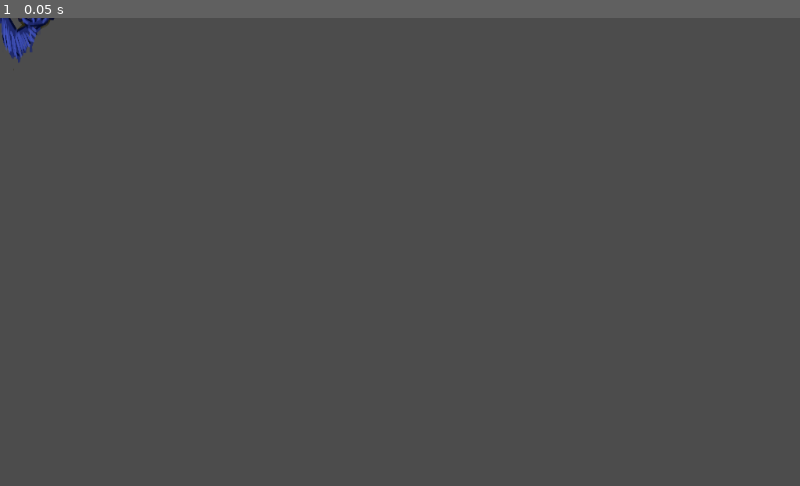
Above: before the commit, frame 1.
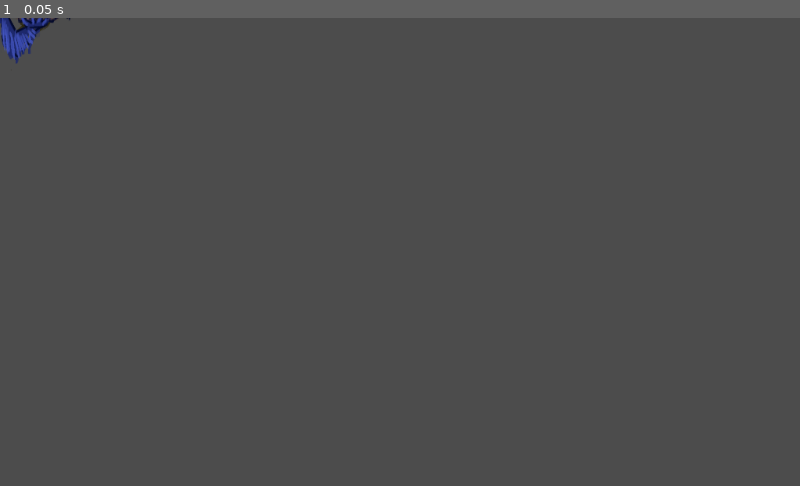
Above: after the commit, the same moment.

Repository: maksutheam/Bird-rates
Game: Godot game, scene res://Gunman.tscn
Same seed, same stepped clock (60 frames per second), same inputs: the game is played once before the commit and once after it. This scene is started directly instead of the project's main scene.
Inputs:
- Up to frame 1 (0.05 s): no input

The runs differ from the first frame. In frame 1, 0.2% of the frame differs, in the area x 0-9%, y 0-10%.

Commit message:
fixed things lmao

Diff:
--- a/Ocean/BattleScreen.gd
+++ b/Ocean/BattleScreen.gd
@@ -20,32 +20,49 @@
 	player_fighters_label.text = player_gunmen as String
 	enemy_fighters_label.text = enemy_gunmen as String
 
+func _process(delta):
+	player_fighters_label.text = player_gunmen as String
+	enemy_fighters_label.text = enemy_gunmen as String
+
 func start_fight():
-	for x in 99:
-		var player_shot = shoot()
-		if player_shot == 0:
-			#pelaaja ampui yhden vihollisen
-			enemy_gunmen -= 1
-			print_debug("pelaaja osui")
-		else:
-			print_debug("pelaaja ampui ohi")
-		if player_gunmen <= 0:
-			#Pelaaja hävisi ja kuoli
-			print_debug("hävisit pelin")
-			emit_signal("battle_lost")
-			break
-		elif enemy_gunmen <= 0:
-			#Pelaaja voitti
-			print_debug("voitit taistelun")
-			emit_signal("battle_won")
-			break
-		var enemy_shot = shoot()
-		if enemy_shot == 0:
-			#Vihollinen osui pelaajaan
-			player_gunmen -= 1
-			print_debug("vihu osui")
-		else:
-			print_debug("vihu ampui ohi")
+	pass
+	var total_gunmen = global.allies + global.crnt_target_danger
+	var battle_chance = randi() % (total_gunmen + 1)
+
+	if battle_chance <= global.allies:
+		emit_signal("battle_won")
+	else:
+		emit_signal("battle_lost")
+#	for x in 99:
+#		var player_shot = shoot()
+#		player_field.shoot()
+#		if player_shot == 0:
+#			#pelaaja ampui yhden vihollisen
+#			enemy_gunmen -= 1
+#			enemy_field.remove_gunman()
+#			print_debug("pelaaja osui")
+#		else:
+#			print_debug("pelaaja ampui ohi")
+#		if player_gunmen <= 0:
+#			#Pelaaja hävisi ja kuoli
+#			print_debug("hävisit pelin")
+#			emit_signal("battle_lost")
+#			break
+#		elif enemy_gunmen <= 0:
+#			#Pelaaja voitti
+#			print_debug("voitit taistelun")
+#			emit_signal("battle_won")
+#			break
+#		var enemy_shot = shoot()
+#		enemy_field.shoot()
+#		yield(enemy_field,"done_shooting")
+#		if enemy_shot == 0:
+#			#Vihollinen osui pelaajaan
+#			player_gunmen -= 1
+#			player_field.remove_gunman()
+#			print_debug("vihu osui")
+#		else:
+#			print_debug("vihu ampui ohi")
 
 func shoot():
 	randomize()
--- a/Ocean/FightScreen.gd
+++ b/Ocean/FightScreen.gd
@@ -9,6 +9,8 @@
 export var is_player := true
 var total_fighters: int
 
+signal done_shooting
+
 func _ready():
 	print_debug(global.crnt_target_danger)
 	if is_player:
@@ -17,6 +19,20 @@
 	else:
 		player.hide()
 		set_fighters(global.crnt_target_danger)
+
+func shoot():
+	print_debug(get_children())
+	for gunman in get_children():
+		if gunman.has_signal("shoot"):
+			gunman.shoot()
+			print_debug("pum!")
+	emit_signal("done_shooting")
+
+func remove_gunman():
+	for gunman in get_children():
+		if gunman.has_signal("shoot"):
+			gunman.die()
+			break
 
 func set_fighters(new_fighters):
 	for i in new_fighters:
--- a/Ocean/Gunman.gd
+++ b/Ocean/Gunman.gd
@@ -6,14 +6,20 @@
 
 var spawn_location := Vector2.ZERO
 
+signal shoot
+
 func _ready():
 	anim.playback_speed = rand_range(-1.5, 1.5)
+	anim.play("Idle")
 
 func shoot():
 	anim.play("SHoot")
+	yield(anim,"animation_finished")
 
 func die():
 	anim.play("Die")
+	yield(anim,"animation_finished")
+	queue_free()
 
 func spawn():
 	position = spawn_location
--- a/Ocean/Gunman.tscn
+++ b/Ocean/Gunman.tscn
@@ -5,6 +5,7 @@
 
 [sub_resource type="Animation" id=4]
 resource_name = "Die"
+length = 0.5
 tracks/0/type = "value"
 tracks/0/path = NodePath(".:rotation_degrees")
 tracks/0/interp = 1
@@ -52,6 +53,7 @@
 
 [sub_resource type="Animation" id=3]
 resource_name = "SHoot"
+length = 0.5
 tracks/0/type = "value"
 tracks/0/path = NodePath(".:rotation_degrees")
 tracks/0/interp = 1
@@ -71,8 +73,6 @@
 texture = ExtResource( 1 )
 script = ExtResource( 2 )
 
-[node name="GunmanAnimation" type="AnimationPlayer" parent="."]
-
 [node name="AnimationPlayer" type="AnimationPlayer" parent="."]
 anims/Die = SubResource( 4 )
 anims/Idle = SubResource( 1 )
--- a/Ocean/Negotiation.tscn
+++ b/Ocean/Negotiation.tscn
@@ -82,7 +82,7 @@
 max_value = 99.0
 value = 1.0
 align = 1
-suffix = "00"
+suffix = "0"
 
 [node name="Label" type="Label" parent="PlayerOffer/HBoxContainer/Budget/HBoxContainer"]
 margin_left = 78.0
--- a/Ocean/ResultsScreen.gd
+++ b/Ocean/ResultsScreen.gd
@@ -22,7 +22,7 @@
 
 	if not global.investors_share == 0:
 		inv_per = global.investors_share
-		inv_shr = (global.loot_gained / inv_per)
+		inv_shr = ceil((global.loot_gained / inv_per))
 	else:
 		inv_per = 0
 		inv_shr = 0
--- a/Ocean/ResultsScreen.tscn
+++ b/Ocean/ResultsScreen.tscn
@@ -258,7 +258,6 @@
 text = "Back to port"
 
 [node name="TutorialDialog" parent="CanvasLayer" instance=ExtResource( 5 )]
-visible = true
 margin_left = 309.0
 margin_top = 113.0
 margin_right = 768.0
